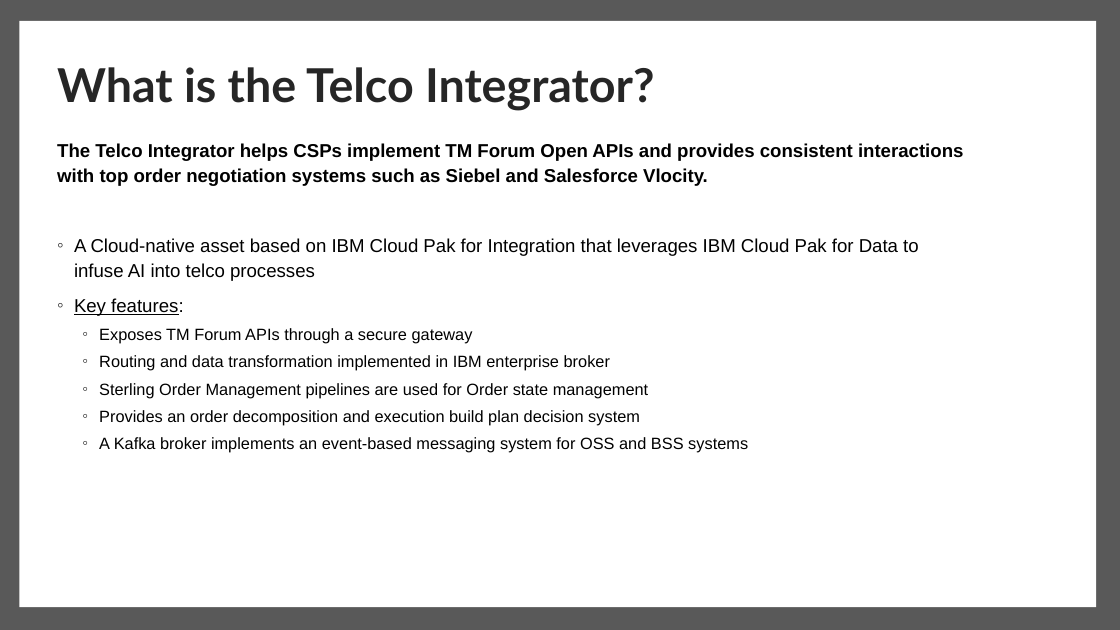
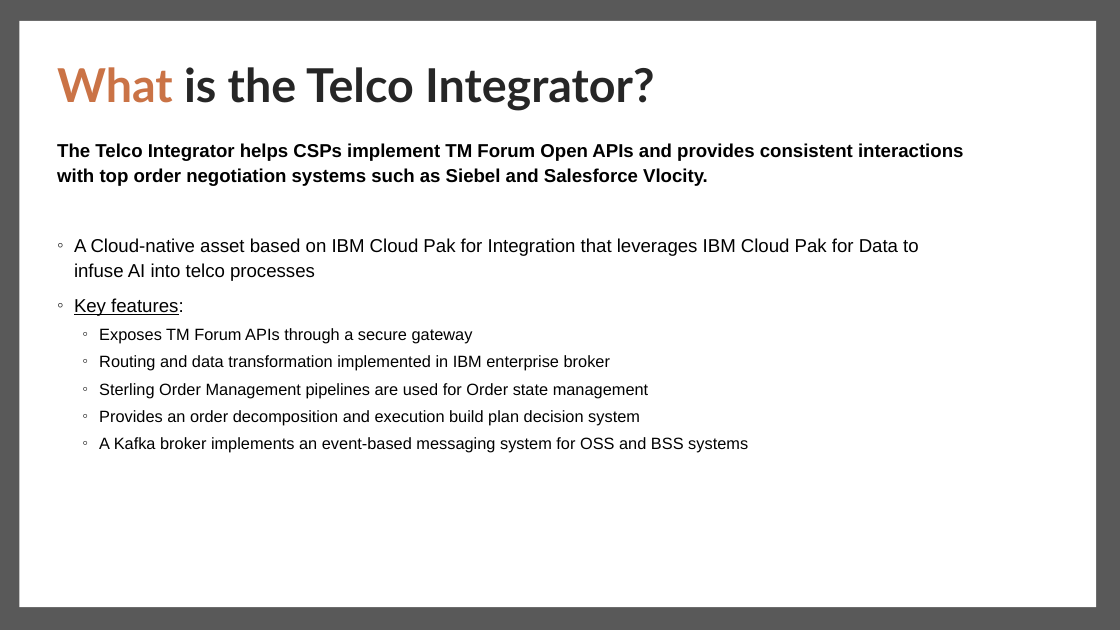
Before and after one commit to IBM/telco-integrator, a slide deck: slide 3 of Business/Telco Integrator - Business Case.pptx (slide 2 before the commit). Drawn at 1120x630 pixels with LibreOffice and Linux fonts; fonts in the diff are those of the drawing. Boxes give left, top, right and bottom in pixels: in the first picture for what was removed or moved away, otherwise in the second. Text is boxed around its words. In the diff, an @@ line names an element or a change of style, - is before the commit and + after.

Commit message:
Update Telco Integrator - Business Case.pptx
Updated client presentation

```diff
--- a/Business/Telco Integrator - Business Case.pptx
+++ b/Business/Telco Integrator - Business Case.pptx
@@ title "What is the Telco Integrator?" at (x1=57, y1=67, x2=654, y2=111): text colour #262626 to #CA7346 in "What" @@
```
Also in this commit, not shown: 3 other slides changed, 10 slides added.
